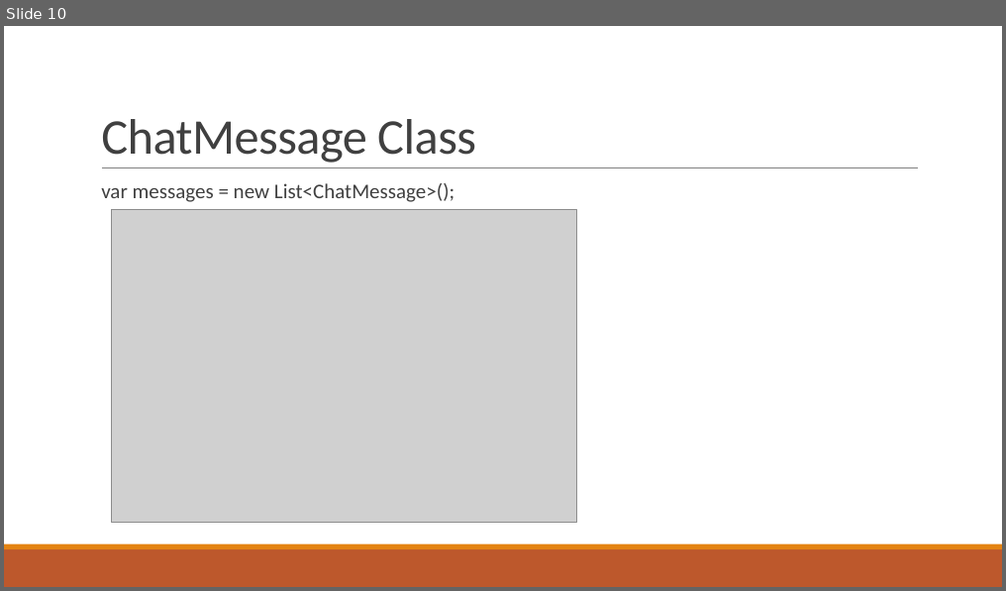
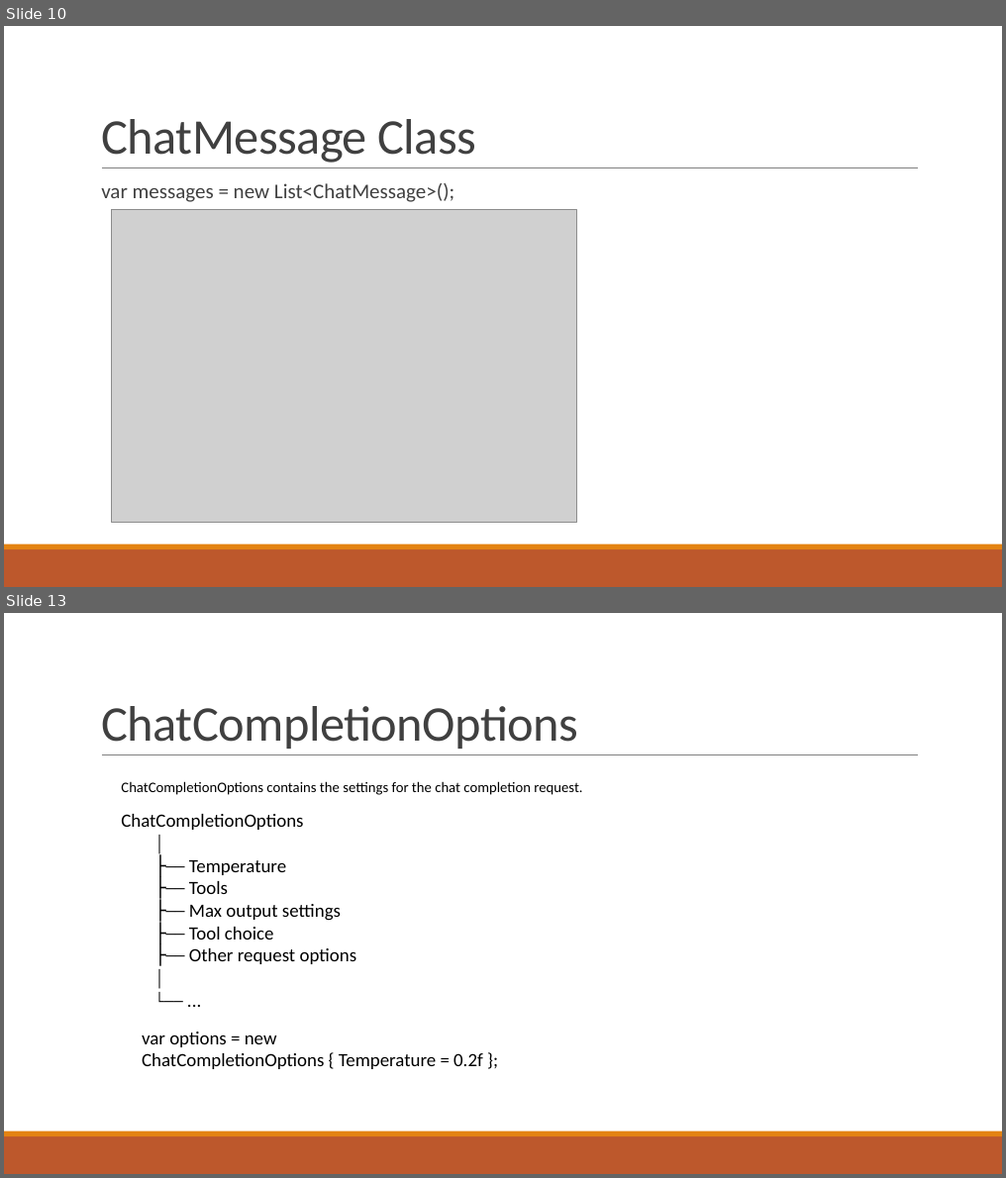
Before and after one commit to deveshomar/EducationAIAgent, a slide deck: Session5/WaytoCommunicateOPENAI/MultipleWaysTocommunicate.pptx. Shown one above the other, each under a label of ours: slide 10 before the commit, slides 10 and 13 after it; the slides between them are not shown. The pictures are 1006x591 and 1006x1178 pixels, drawn with LibreOffice and Linux fonts; fonts in the diff are those of the drawing; grey boxes stand for pictures. Boxes give left, top, right and bottom in pixels: in the first picture for what was removed or moved away, otherwise in the second. Text is boxed around its words. In the diff, an @@ line names an element or a change of style, - is before the commit and + after.

```diff
--- a/Session5/WaytoCommunicateOPENAI/MultipleWaysTocommunicate.pptx
+++ b/Session5/WaytoCommunicateOPENAI/MultipleWaysTocommunicate.pptx
@@ slide 13 added at [4, 613, 1002, 1174], background #FFFFFF; not listed: 3 template elements that a slide beside it also shows @@
@@ title added at [101, 706, 578, 749], 48 pt, text #404040 @@
+ChatCompletionOptions
@@ text added at [121, 781, 582, 795], 14 pt, text #000000 @@
+ChatCompletionOptions contains the settings for the chat completion request.
@@ text added at [121, 814, 357, 964], 18 pt, text #000000 @@
+ChatCompletionOptions
+│
+├── Temperature
+├── Tools
+├── Max output settings
+├── Tool choice
+├── Other request options
+│
+└── ...
@@ text added at [142, 1032, 483, 1069], 18 pt, text #000000 @@
+var options = new
+ChatCompletionOptions { Temperature = 0.2f };
```
Also in this commit, not shown: 1 slide changed, 2 other slides added, 47 other files.
